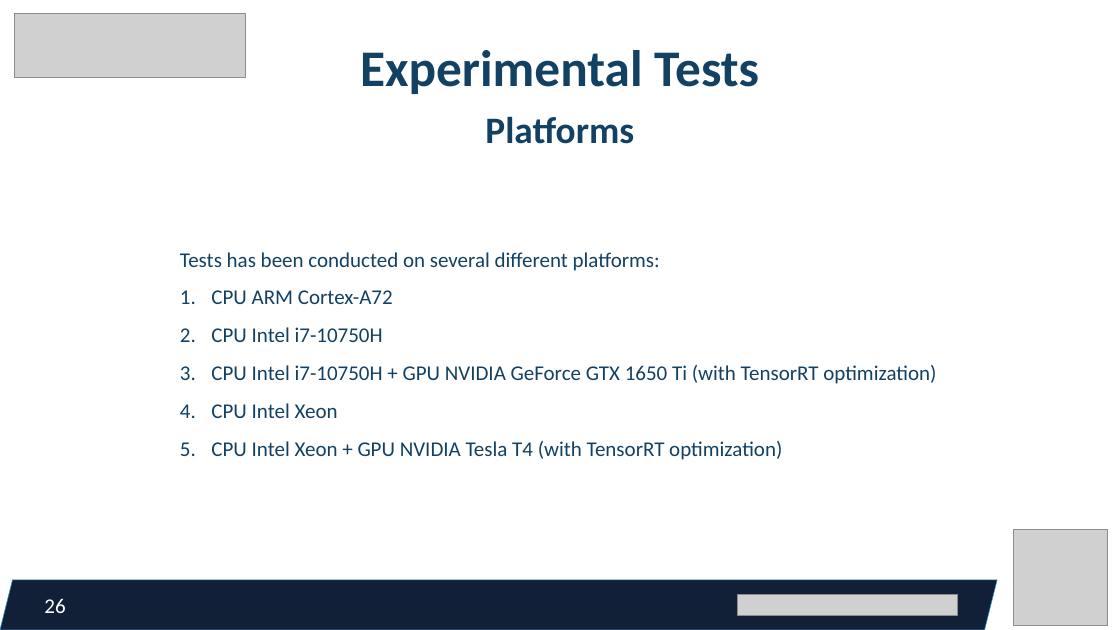
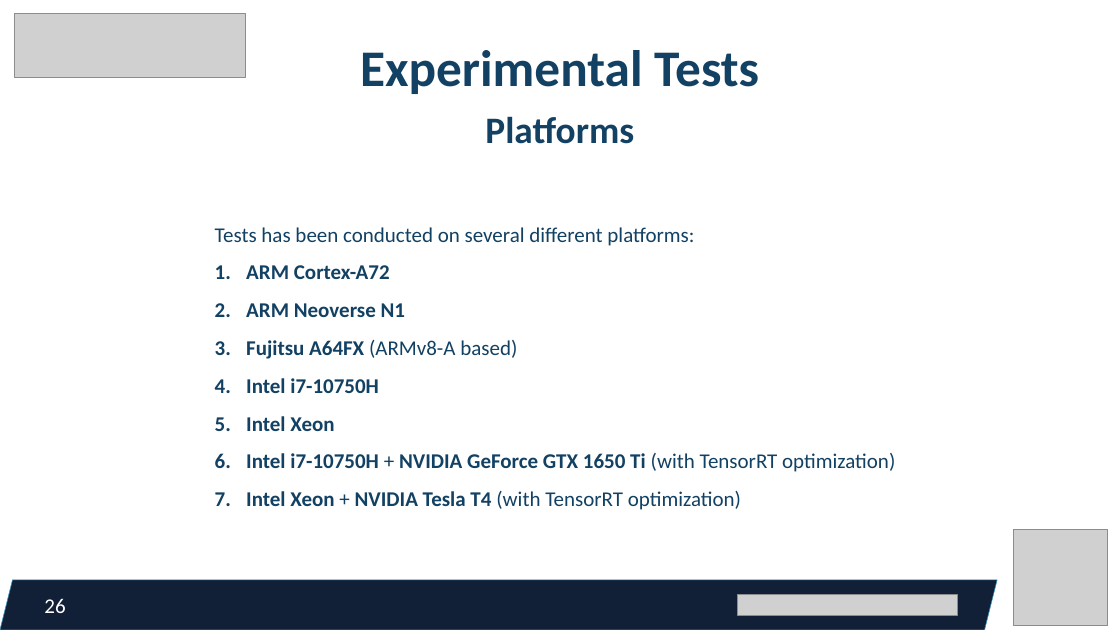
Before and after one commit to federicorossifr/eupilot-cini-mandown, a slide deck: slide 26 of pp_12_01_23.pptx. Drawn at 1120x630 pixels with LibreOffice and Linux fonts; fonts in the diff are those of the drawing; grey boxes stand for pictures. Boxes give left, top, right and bottom in pixels: in the first picture for what was removed or moved away, otherwise in the second. Text is boxed around its words. In the diff, an @@ line names an element or a change of style, - is before the commit and + after.

```diff
--- a/pp_12_01_23.pptx
+++ b/pp_12_01_23.pptx
@@ text "Tests has been conducted on ...": place and size @@
-text "Tests has been conducted on ..." at [180,252,936,460]
+text "Tests has been conducted on ..." at [215,227,895,510]
@@ text at [246,265,895,510]: text changed; bold on @@
-1. CPU ARM Cortex-A72
-2. CPU Intel i7-10750H
-3. CPU Intel i7-10750H + GPU NVIDIA GeForce GTX 1650 Ti (with TensorRT optimization)
-4. CPU Intel Xeon
-5. CPU Intel Xeon + GPU NVIDIA Tesla T4 (with TensorRT optimization)
+1. ARM Cortex-A72
+2. ARM Neoverse N1
+3. Fujitsu A64FX (ARMv8-A based)
+4. Intel i7-10750H
+5. Intel Xeon
+6. Intel i7-10750H + NVIDIA GeForce GTX 1650 Ti (with TensorRT optimization)
+7. Intel Xeon + NVIDIA Tesla T4 (with TensorRT optimization)
```
Also in this commit, not shown: 10 other slides changed, 9 slides added.
